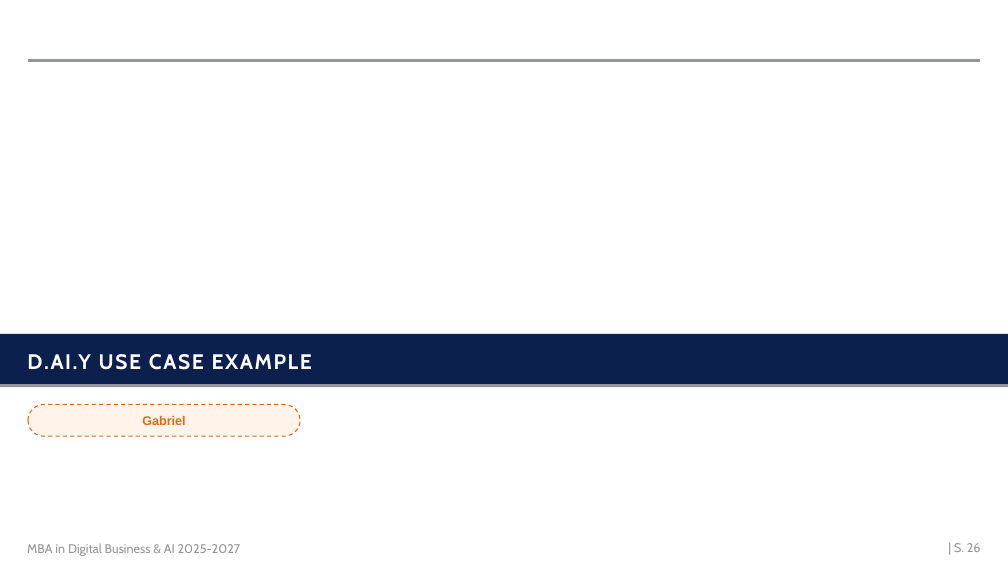
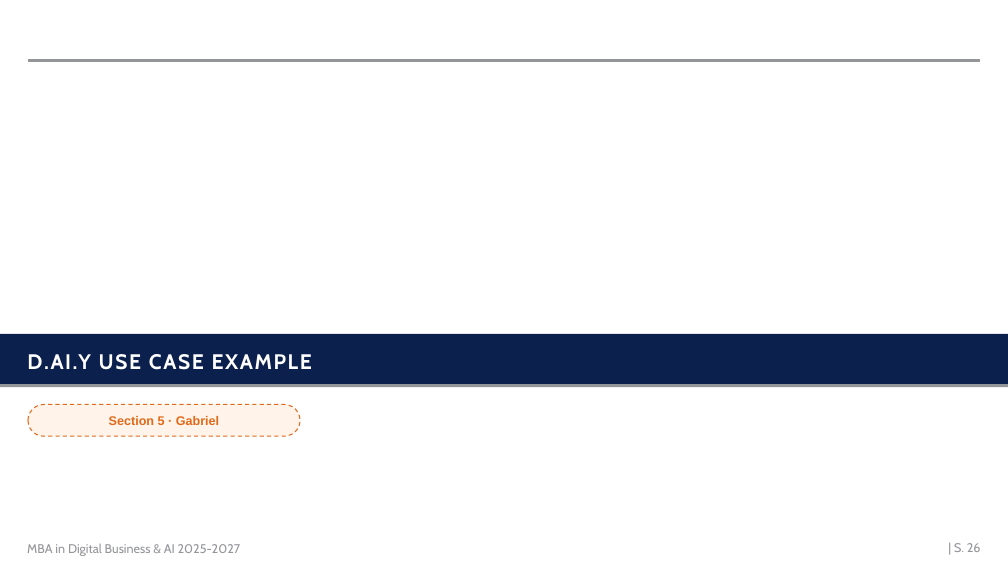
Before and after one commit to mrh421/Applied_AI_DAIY, a slide deck: slide 26 of presentation/DAIY_presentation_v6.pptx. Drawn at 1008x567 pixels with LibreOffice and Linux fonts; fonts in the diff are those of the drawing; background and template pictures are left out. Boxes give left, top, right and bottom in pixels: in the first picture for what was removed or moved away, otherwise in the second. Text is boxed around its words. In the diff, an @@ line names an element or a change of style, - is before the commit and + after.

```diff
--- a/presentation/DAIY_presentation_v6.pptx
+++ b/presentation/DAIY_presentation_v6.pptx
@@ text at [109, 416, 219, 425]: text changed @@
-Gabriel
+Section 5 · Gabriel
```
Also in this commit, not shown: 8 other slides changed, 1 other file.
